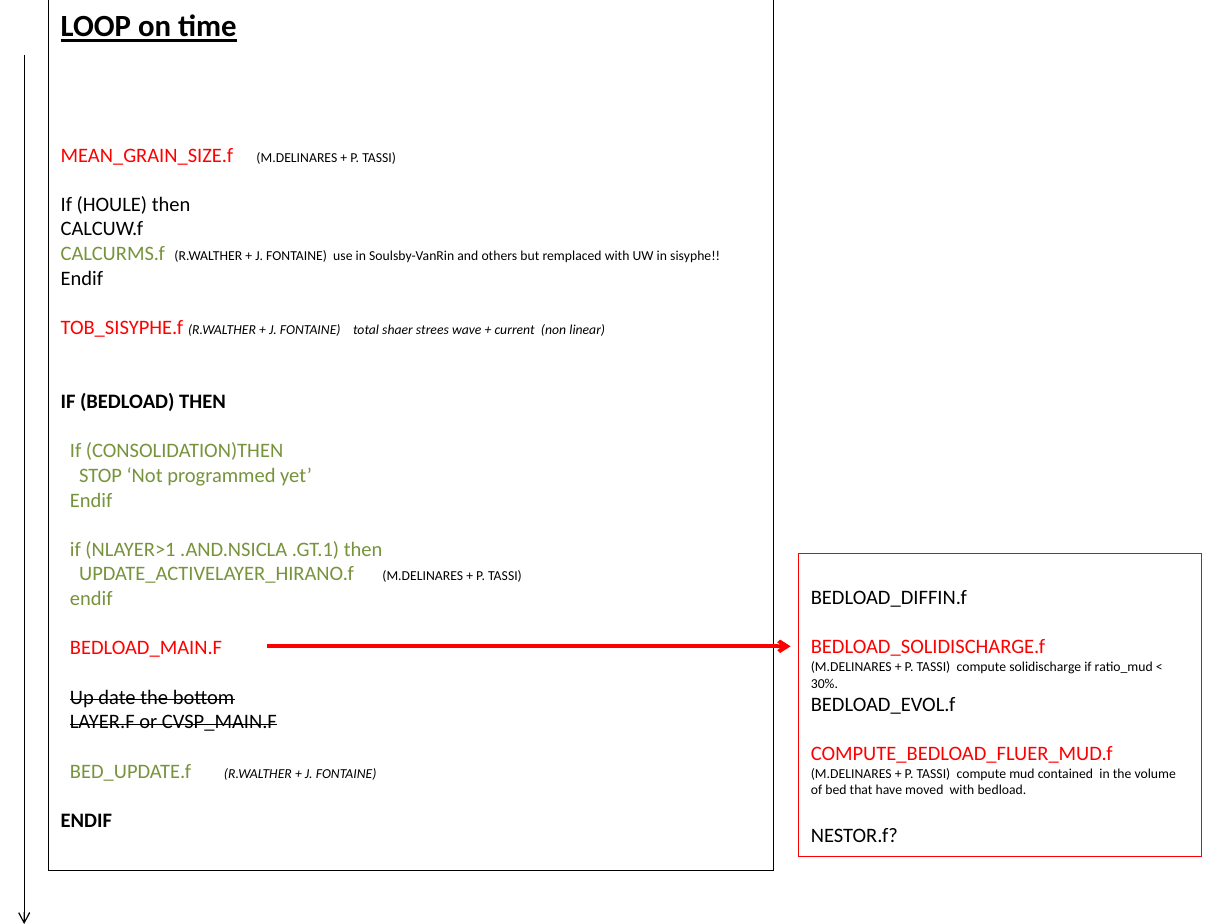
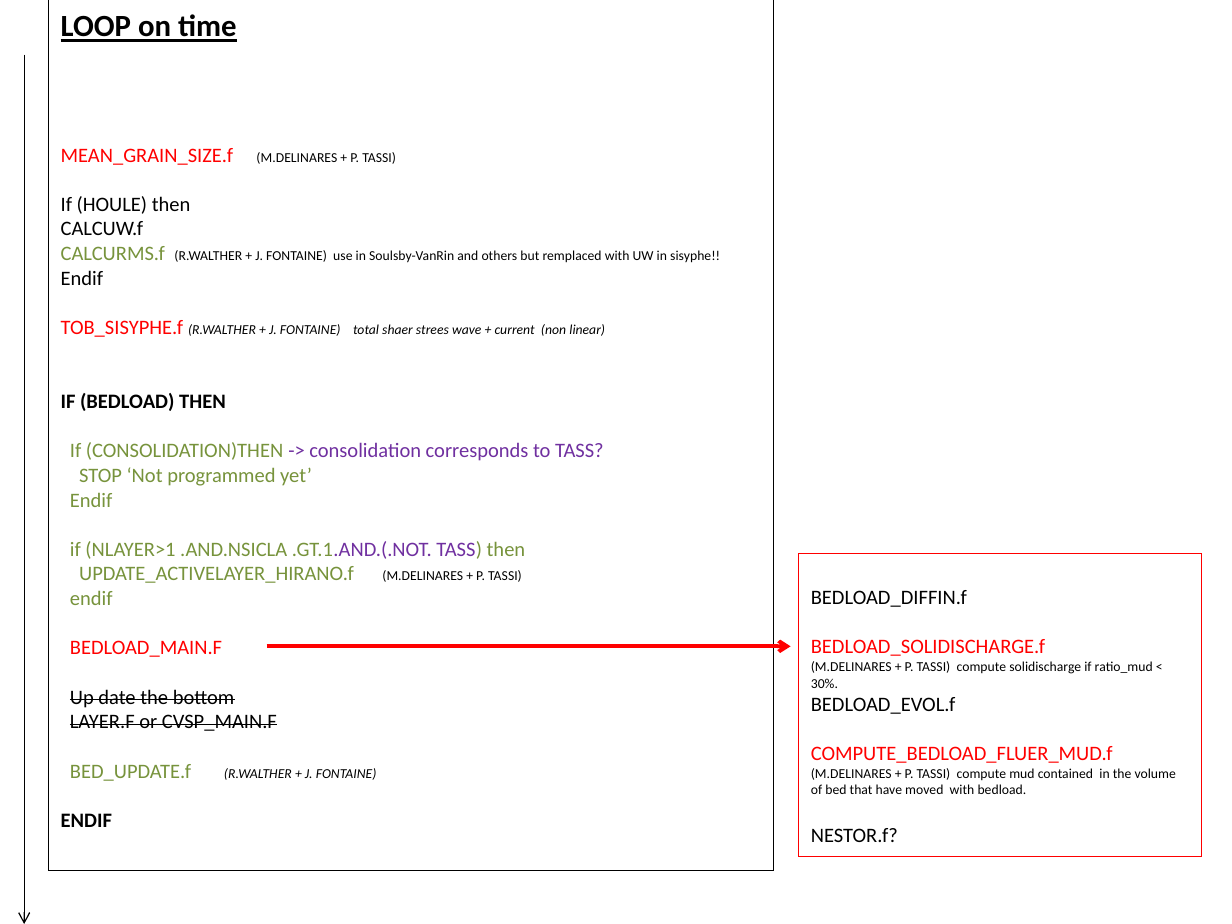
Before and after one commit to telemac-mascaret/telemac-mascaret, a slide deck: slide 11 of documentation/sisyphe/convergence_sed.pptx. Drawn at 1232x924 pixels with LibreOffice and Linux fonts; fonts in the diff are those of the drawing. Boxes give left, top, right and bottom in pixels: in the first picture for what was removed or moved away, otherwise in the second. Text is boxed around its words. In the diff, an @@ line names an element or a change of style, - is before the commit and + after.

Commit message:
[ppt] ppt changed according to active layer hirano

```diff
--- a/documentation/sisyphe/convergence_sed.pptx
+++ b/documentation/sisyphe/convergence_sed.pptx
@@ text in rectangle at <box>70,442,604,461</box>: text changed; text colour #77933C to #7030A0 @@
-If (CONSOLIDATION)THEN
+If (CONSOLIDATION)THEN -> consolidation corresponds to TASS?
@@ text in rectangle at <box>70,541,526,559</box>: text changed @@
-if (NLAYER>1 .AND.NSICLA .GT.1) then
+if (NLAYER>1 .AND.NSICLA .GT.1.AND.(.NOT. TASS) then
```
